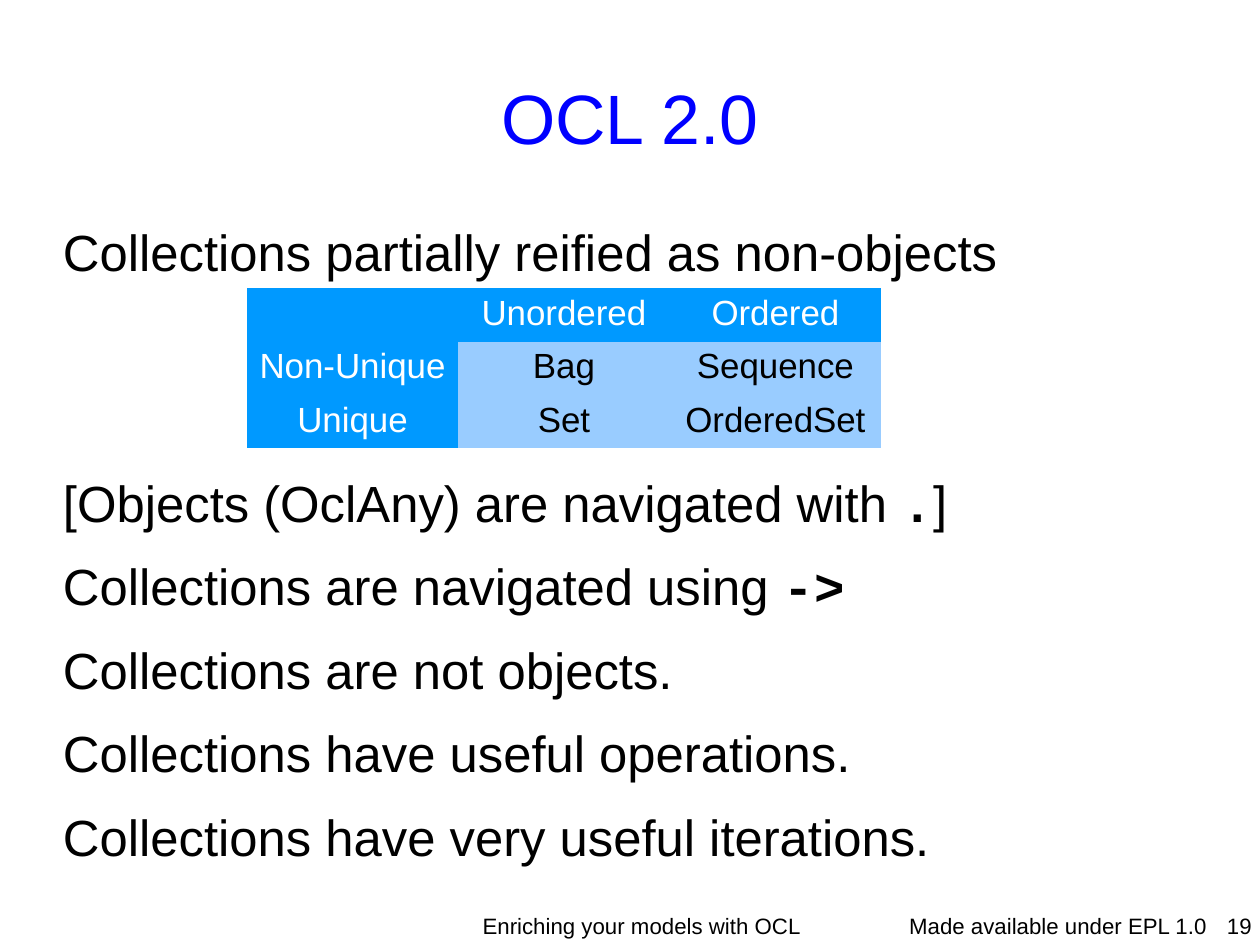
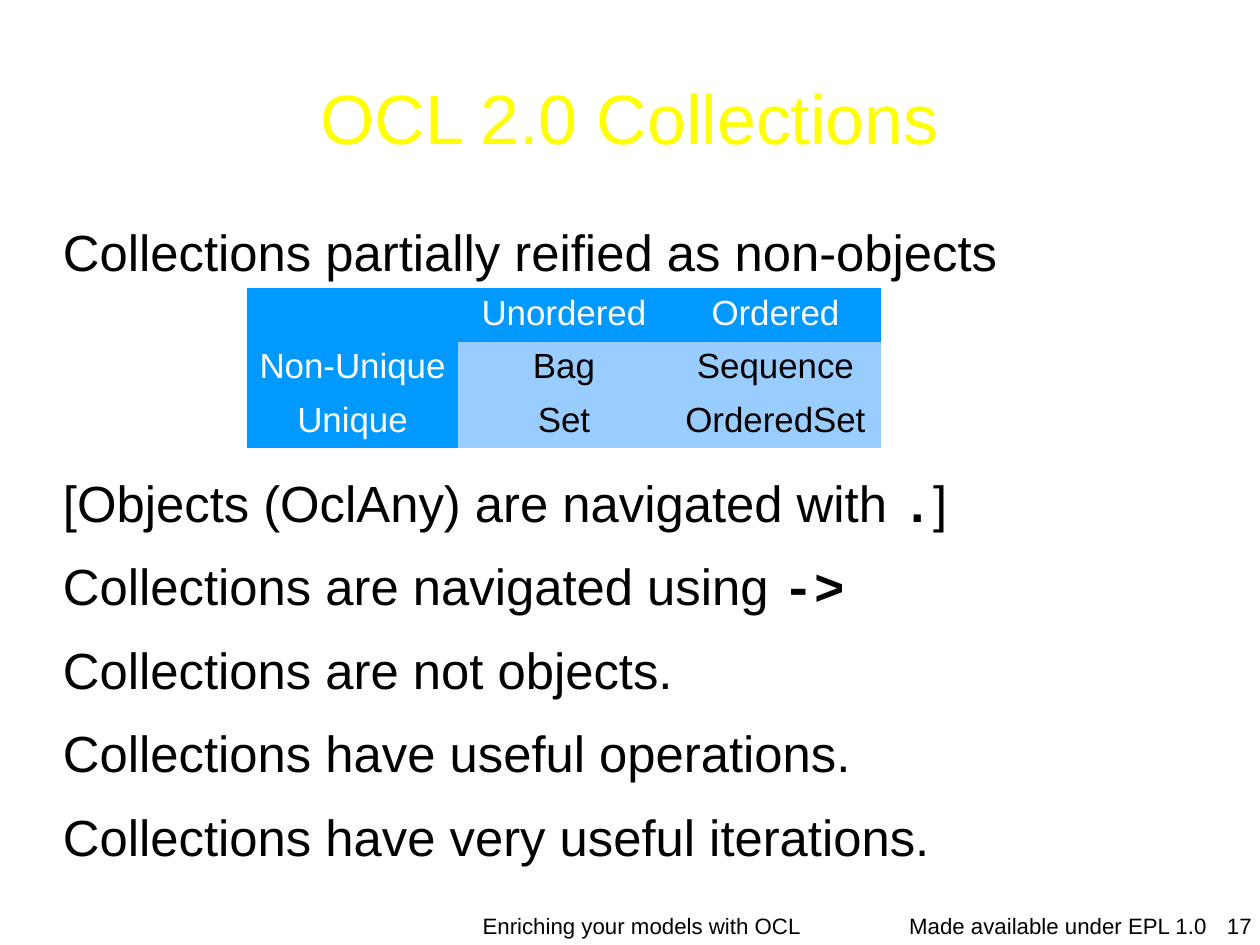
Before and after one commit to eclipse-ocl/ocl-website, a slide deck: slide 17 of ocl/docs/publications/ESE2010LongTalk/EnrichingWithOCL.odp (slide 19 before the commit). Drawn at 1260x945 pixels with LibreOffice and Linux fonts; fonts in the diff are those of the drawing; background and template pictures are left out. Boxes give left, top, right and bottom in pixels: in the first picture for what was removed or moved away, otherwise in the second. Text is boxed around its words. In the diff, an @@ line names an element or a change of style, - is before the commit and + after.

```diff
--- a/ocl/docs/publications/ESE2010LongTalk/EnrichingWithOCL.odp
+++ b/ocl/docs/publications/ESE2010LongTalk/EnrichingWithOCL.odp
@@ title at bbox=[320, 93, 938, 145]: text changed; text colour #0000FF to #FFFF00 @@
-OCL 2.0
+OCL 2.0 Collections
@@ page number at bbox=[1227, 918, 1252, 934]: text changed @@
-19
+17
```
Also in this commit, not shown: 17 other slides changed, 3 slides added.
